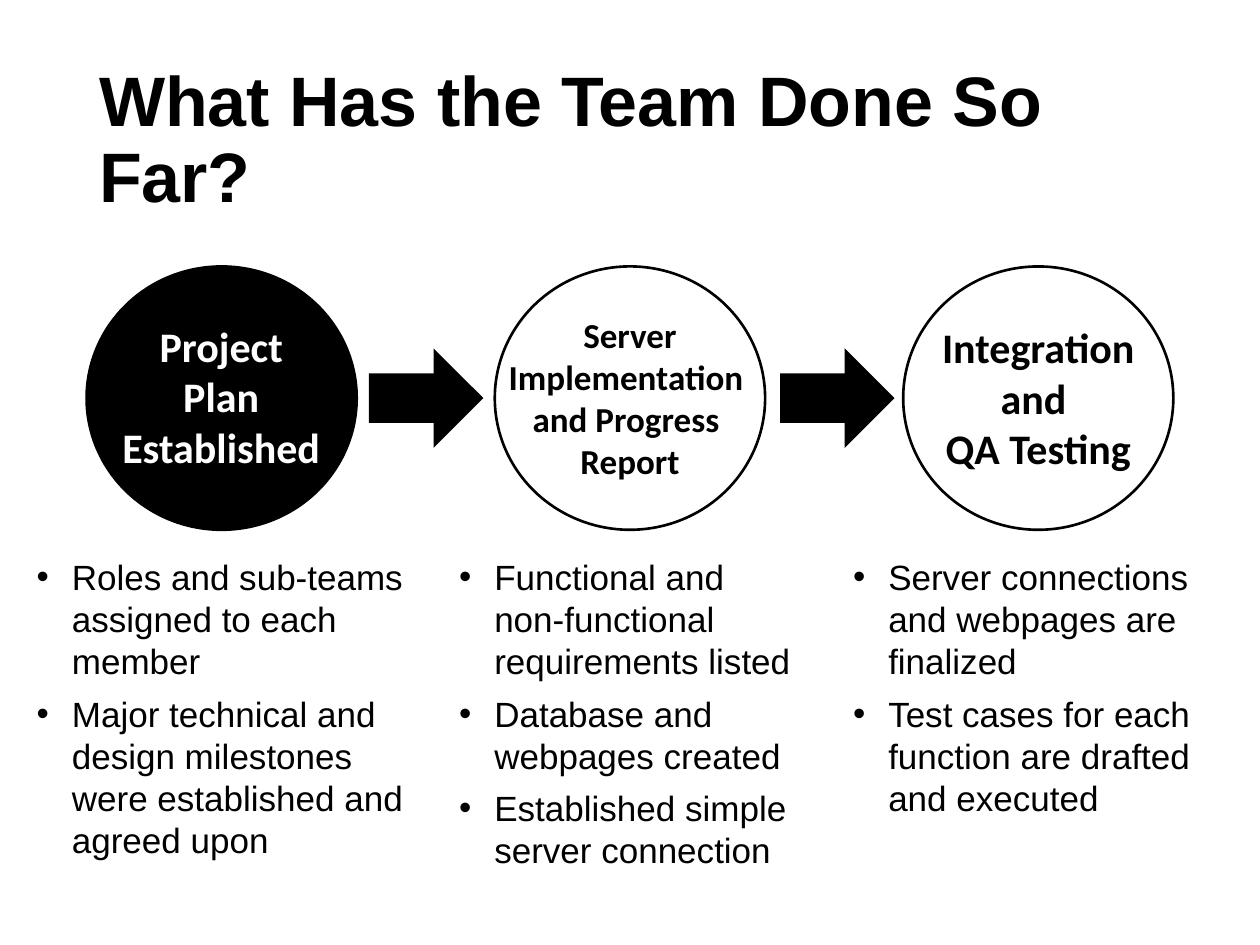
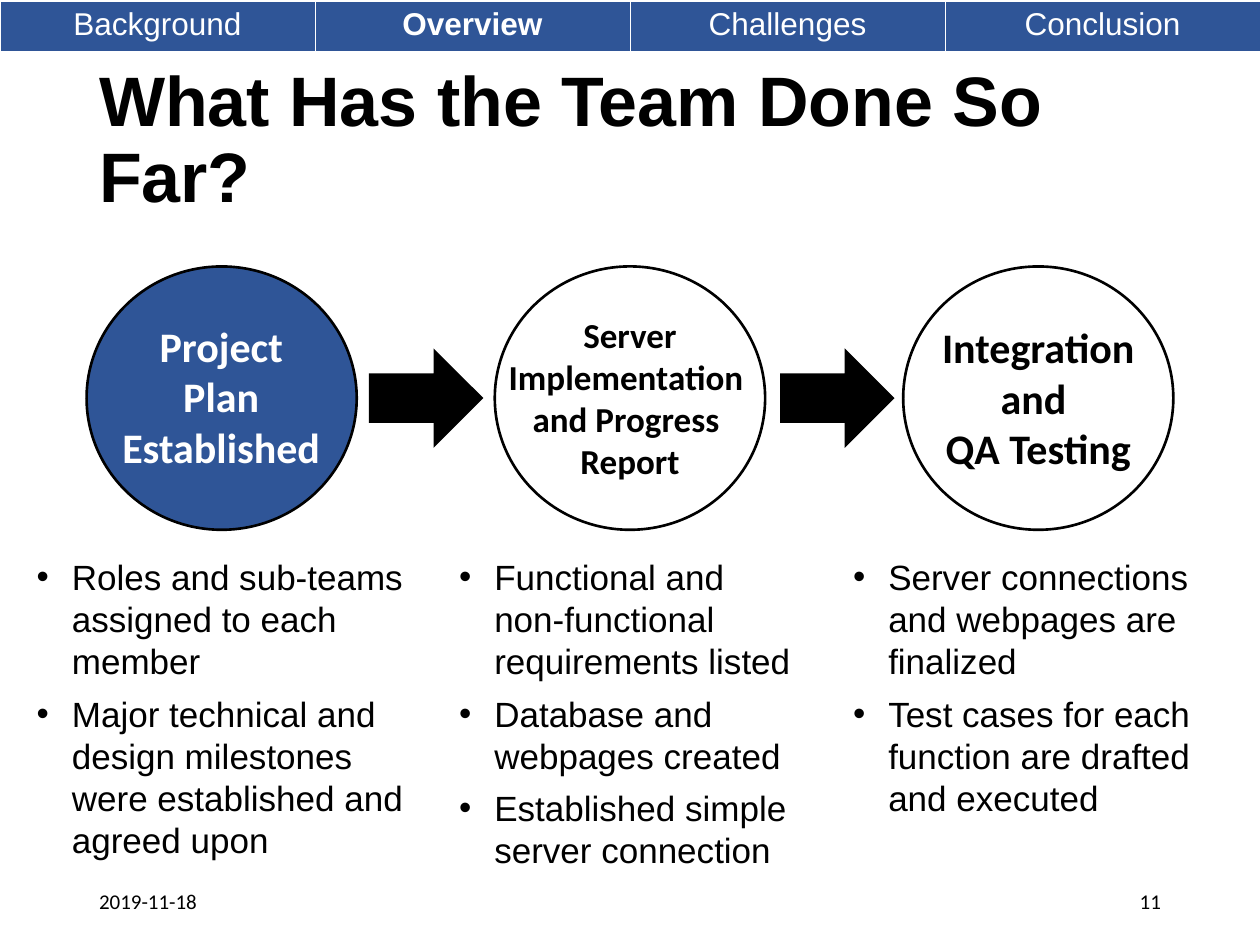
Before and after one commit to zahir-firoze/MIE350Proj, a slide deck: slide 11 of Project Presentation/MIE350 - Project Presentation.ppt. Drawn at 1260x945 pixels with LibreOffice and Linux fonts; fonts in the diff are those of the drawing. Boxes give left, top, right and bottom in pixels: in the first picture for what was removed or moved away, otherwise in the second. Text is boxed around its words. In the diff, an @@ line names an element or a change of style, - is before the commit and + after.

```diff
--- a/Project Presentation/MIE350 - Project Presentation.ppt
+++ b/Project Presentation/MIE350 - Project Presentation.ppt
@@ table added at <box>0,1,1260,52</box>, 1 rows, 4 columns @@
+Background | Overview | Challenges | Conclusion
@@ ellipse at <box>87,266,357,529</box>: fill #000000 to #2F5597 @@
@@ text added at <box>99,894,197,909</box>, 12 pt, text #000000 @@
+2019-11-18
@@ page number added at <box>1140,895,1161,909</box>, 12 pt, text #000000 @@
+11
```
Also in this commit, not shown: 22 other slides changed.
